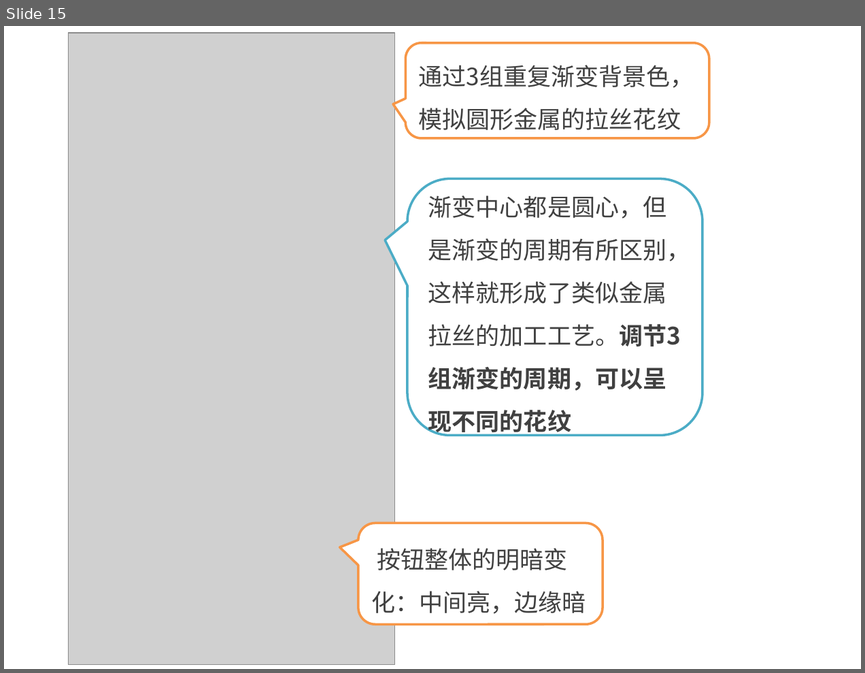
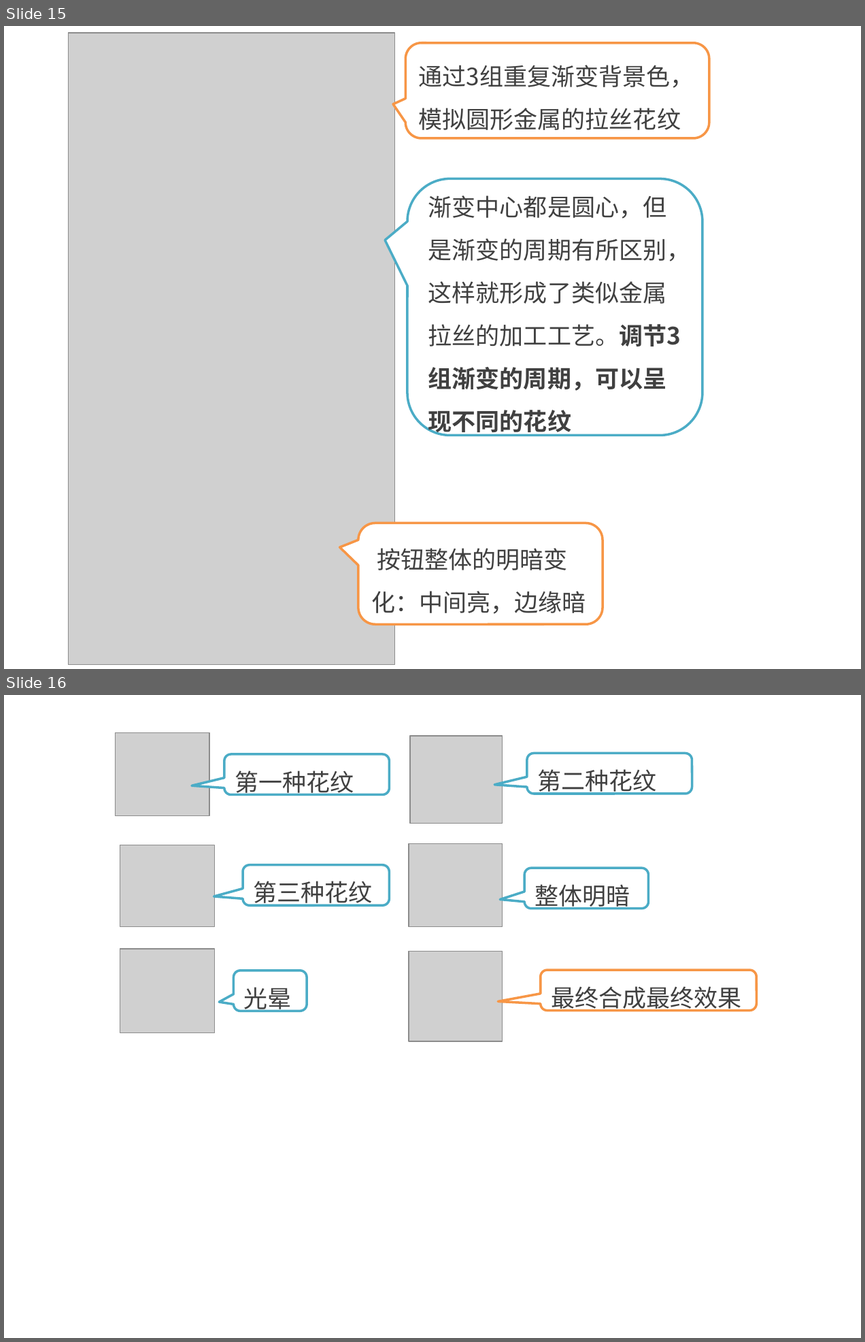
Before and after one commit to kong66/webAni, a slide deck: 6-neon/neon.pptx. Shown one above the other, each under a label of ours: slide 15 before the commit, slides 15 and 16 after it. The pictures are 865x673 and 865x1342 pixels, drawn with LibreOffice and Linux fonts; fonts in the diff are those of the drawing; grey boxes stand for pictures. Boxes give left, top, right and bottom in pixels: in the first picture for what was removed or moved away, otherwise in the second. Text is boxed around its words. In the diff, an @@ line names an element or a change of style, - is before the commit and + after.

```diff
--- a/6-neon/neon.pptx
+++ b/6-neon/neon.pptx
@@ slide 16 added at bbox=[4, 695, 861, 1338], background #FFFFFF @@
@@ picture added at bbox=[116, 732, 209, 816] @@
@@ rounded speech box added at bbox=[224, 754, 390, 794], fill #FFFFFF, outline #4BACC6 2 pt, 20 pt, text #404040 @@
+第一种花纹
@@ picture added at bbox=[410, 736, 502, 824] @@
@@ rounded speech box added at bbox=[527, 753, 692, 794], fill #FFFFFF, outline #4BACC6 2 pt, 20 pt, text #404040 @@
+第二种花纹
@@ picture added at bbox=[120, 845, 215, 926] @@
@@ picture added at bbox=[409, 843, 502, 926] @@
@@ rounded speech box added at bbox=[243, 864, 390, 905], fill #FFFFFF, outline #4BACC6 2 pt, 20 pt, text #404040 @@
+第三种花纹
@@ rounded speech box added at bbox=[524, 868, 649, 909], fill #FFFFFF, outline #4BACC6 2 pt, 20 pt, text #404040 @@
+整体明暗
@@ picture added at bbox=[120, 949, 215, 1032] @@
@@ picture added at bbox=[409, 951, 502, 1041] @@
@@ rounded speech box added at bbox=[234, 970, 307, 1011], fill #FFFFFF, outline #4BACC6 2 pt, 20 pt, text #404040 @@
+光晕
@@ rounded speech box added at bbox=[541, 970, 756, 1011], fill #FFFFFF, outline #F79646 2 pt, 20 pt, text #404040 @@
+最终合成最终效果
```
Also in this commit, not shown: 4 slides changed, 8 other slides added, 1 slide removed, 5 other files.
